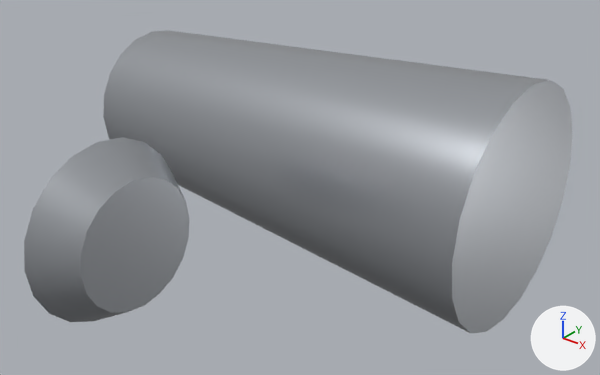
One commit to the glTF model prototype/assets/models/parts/engine_nacelle.glb: the scene before it, then after it.
Rendered twice from a 50 mm camera at (1.267, -1.628, 0.874) aimed at (0.061, -0.12, -0.061). Lighting does not change. The marker at lower right points along +X, +Y and +Z. The picture after the commit comes second. Vertices at exactly the same position are counted once.

In view in the first picture: 'engine_nacelle'.
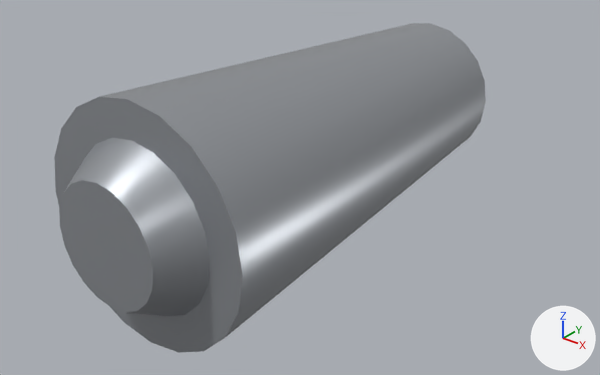
Pixel boxes (x1, y1, x2, y2) of what changed, in the pictures (600 x 375 px; the box of a moved part takes in the faces that stretch with it):
```json
{"object": "engine_nacelle", "change": "reshaped", "before": [24, 30, 573, 333], "after": [54, 23, 486, 353], "on screen": "21% narrower, 9% taller"}
{"part": 1, "of": "me_engine_nacelle_mesh", "change": "moved or reshaped", "before": [103, 30, 573, 333], "after": [54, 23, 486, 353]}
{"part": 2, "of": "me_engine_nacelle_mesh", "change": "moved or reshaped", "before": [24, 137, 190, 322], "after": [59, 138, 210, 317]}
```

Edits to the scene script, one JSON object a line:
```json
{"block": "me_engine_nacelle_mesh", "where": "# used by ob_engine_nacelle; location = (0.0, 0.0, 0.0)"}
{"op": "remove", "block": "me_engine_nacelle_mesh", "code": "me_engine_nacelle_mesh.from_pydata(...)  # 80 vertices, 152 faces; spans x -0.6..0.6, y -0.86..0.3, z -0.3..0.3"}
{"op": "add", "block": "me_engine_nacelle_mesh", "code": "me_engine_nacelle_mesh.from_pydata(...)  # 80 vertices, 152 faces; spans x -0.3..0.3, y -0.7..0.6, z -0.3..0.3"}
{"block": "me_engine_nacelle_mesh", "change": "me_engine_nacelle_mesh part 1: the loose piece of 40 vertices spanning x -0.6..0.6, y -0.3..0.3, z -0.3..0.3 is multiplied about its middle by the matrix ((0.0, 0.0, -1.0), (-1.0, 0.0, 0.0), (0.0, 1.0, 0.0))"}
{"block": "me_engine_nacelle_mesh", "change": "me_engine_nacelle_mesh part 2: the loose piece of 40 vertices spanning x -0.05..0.05, y -0.86..-0.44, z -0.21..0.21 is multiplied about its middle by the matrix ((0.0, 0.0, -1.0), (-1.0, 0.0, 0.0), (0.0, 1.0, 0.0))"}
```
